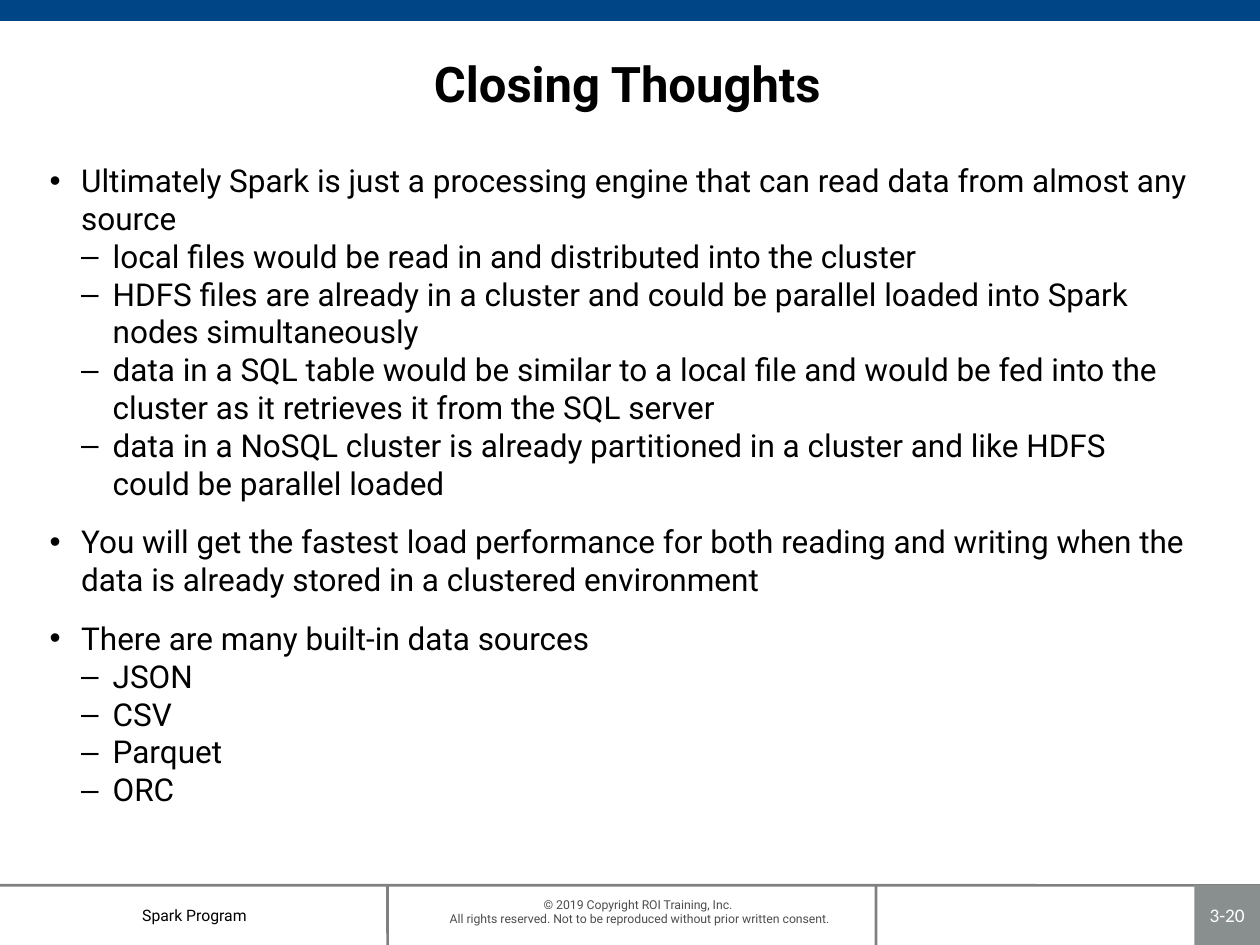
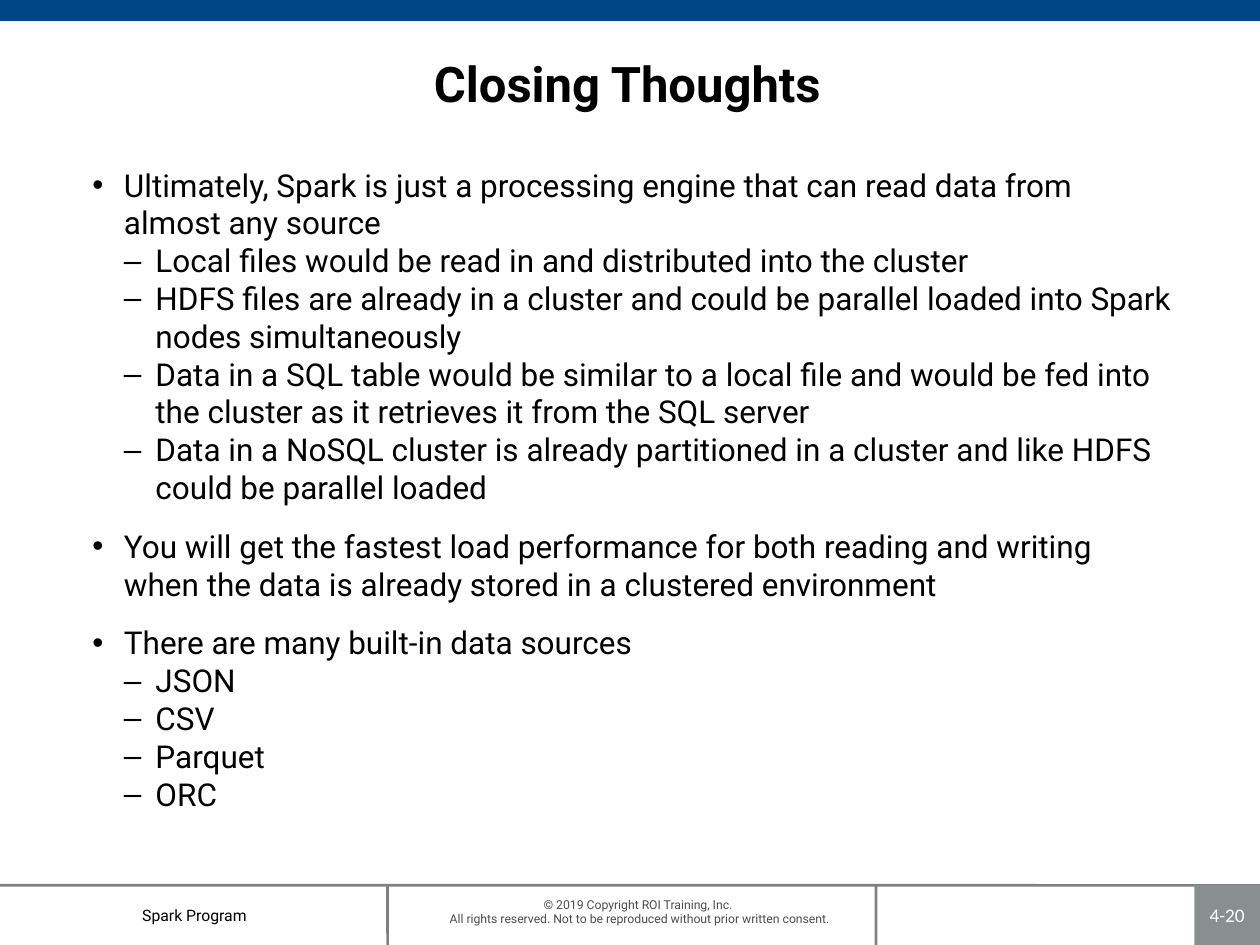
Before and after one commit to roitraining/SparkProgram, a slide deck: slide 20 of Day3/Ch04_SparkSQL.pptx. Drawn at 1260x945 pixels with LibreOffice and Linux fonts; fonts in the diff are those of the drawing; background and template pictures are left out. Boxes give left, top, right and bottom in pixels: in the first picture for what was removed or moved away, otherwise in the second. Text is boxed around its words. In the diff, an @@ line names an element or a change of style, - is before the commit and + after.

```diff
--- a/Day3/Ch04_SparkSQL.pptx
+++ b/Day3/Ch04_SparkSQL.pptx
@@ text "Ultimately, Spark is just a ...": place and size @@
-text "Ultimately, Spark is just a ..." at box(81, 168, 1186, 802)
+text "Ultimately, Spark is just a ..." at box(124, 173, 1171, 807)
@@ text at box(124, 173, 1072, 273): text changed @@
-• Ultimately Spark is just a processing engine that can read data from almost any source
-  – local files would be read in and distributed into the cluster
+• Ultimately, Spark is just a processing engine that can read data from almost any source
+  – Local files would be read in and distributed into the cluster
@@ text at box(155, 362, 1151, 506): text changed @@
-  – data in a SQL table would be similar to a local file and would be fed into the cluster as it retrieves it from the SQL server
-  – data in a NoSQL cluster is already partitioned in a cluster and like HDFS could be parallel loaded
+  – Data in a SQL table would be similar to a local file and would be fed into the cluster as it retrieves it from the SQL server
+  – Data in a NoSQL cluster is already partitioned in a cluster and like HDFS could be parallel loaded
@@ page number at box(1210, 909, 1245, 922): text changed @@
-3-20
+4-20
```
Also in this commit, not shown: 17 other slides changed, 1 other file.
